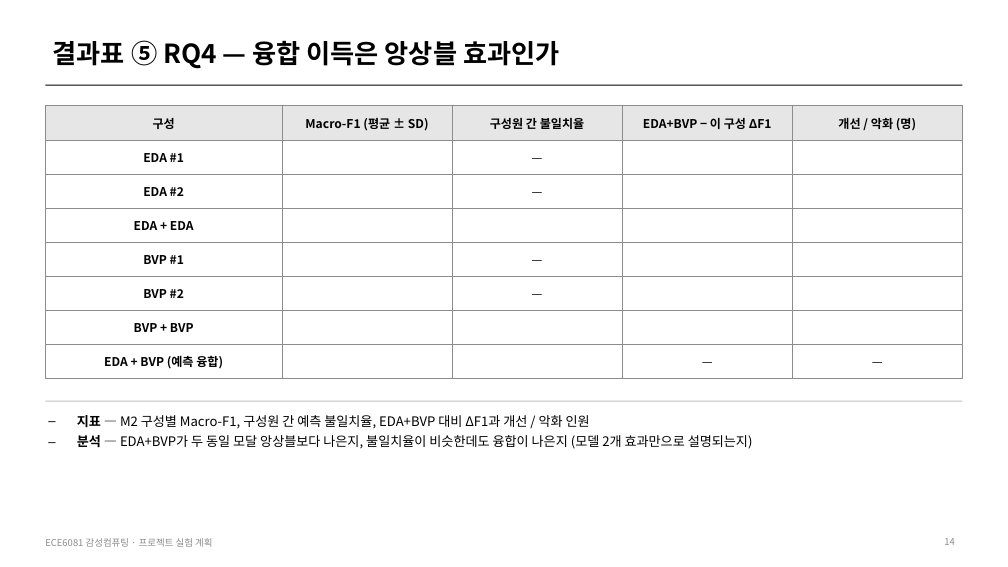
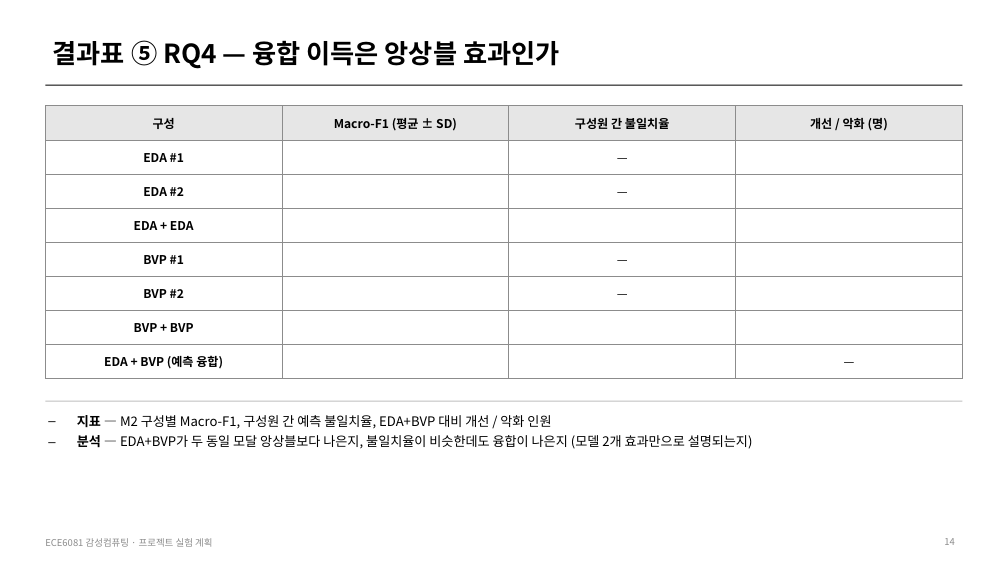
Before and after one commit to HuiJongJung/ece6081-affective-computing, a slide deck: slide 14 of docs/experiment_plan.pptx. Drawn at 1008x567 pixels with LibreOffice and Linux fonts; fonts in the diff are those of the drawing. Boxes give left, top, right and bottom in pixels: in the first picture for what was removed or moved away, otherwise in the second. Text is boxed around its words. In the diff, an @@ line names an element or a change of style, - is before the commit and + after.

Commit message:
Drop redundant delta columns from RQ1, RQ3 and RQ4 result tables

```diff
--- a/docs/experiment_plan.pptx
+++ b/docs/experiment_plan.pptx
@@ table at (x1=45, y1=106, x2=963, y2=378) @@
-column 4: EDA+BVP − 이 구성 ΔF1 |  |  |  |  |  |  | —
@@ text at (x1=77, y1=415, x2=551, y2=429): text changed @@
-– 지표 — M2 구성별 Macro-F1, 구성원 간 예측 불일치율, EDA+BVP 대비 ΔF1과 개선 / 악화 인원
+– 지표 — M2 구성별 Macro-F1, 구성원 간 예측 불일치율, EDA+BVP 대비 개선 / 악화 인원
```
Also in this commit, not shown: 2 other slides changed.
